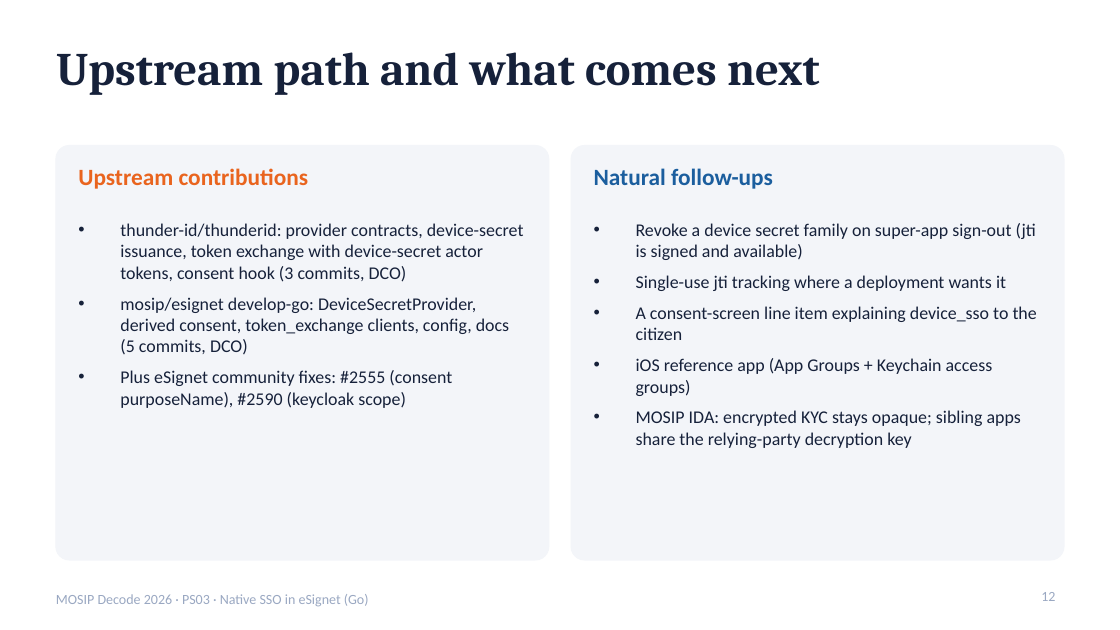
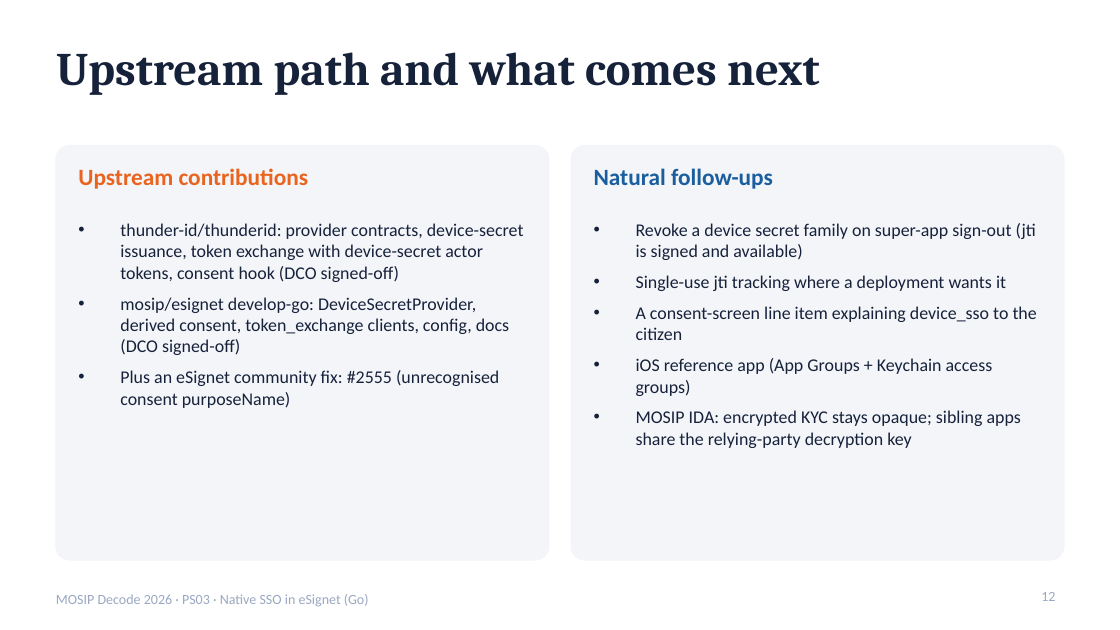
Before and after one commit to DevAnuragT/mosip-decode-2026-native-sso, a slide deck: slide 12 of docs/pitch-deck.pptx. Drawn at 1120x630 pixels with LibreOffice and Linux fonts; fonts in the diff are those of the drawing. Boxes give left, top, right and bottom in pixels: in the first picture for what was removed or moved away, otherwise in the second. Text is boxed around its words. In the diff, an @@ line names an element or a change of style, - is before the commit and + after.

```diff
--- a/docs/pitch-deck.pptx
+++ b/docs/pitch-deck.pptx
@@ text at (120,223,524,408): text changed @@
-• thunder-id/thunderid: provider contracts, device-secret issuance, token exchange with device-secret actor tokens, consent hook (3 commits, DCO)
-• mosip/esignet develop-go: DeviceSecretProvider, derived consent, token_exchange clients, config, docs (5 commits, DCO)
-• Plus eSignet community fixes: #2555 (consent purposeName), #2590 (keycloak scope)
+• thunder-id/thunderid: provider contracts, device-secret issuance, token exchange with device-secret actor tokens, consent hook (DCO signed-off)
+• mosip/esignet develop-go: DeviceSecretProvider, derived consent, token_exchange clients, config, docs (DCO signed-off)
+• Plus an eSignet community fix: #2555 (unrecognised consent purposeName)
```
Also in this commit, not shown: 3 other slides changed, 17 other files.
